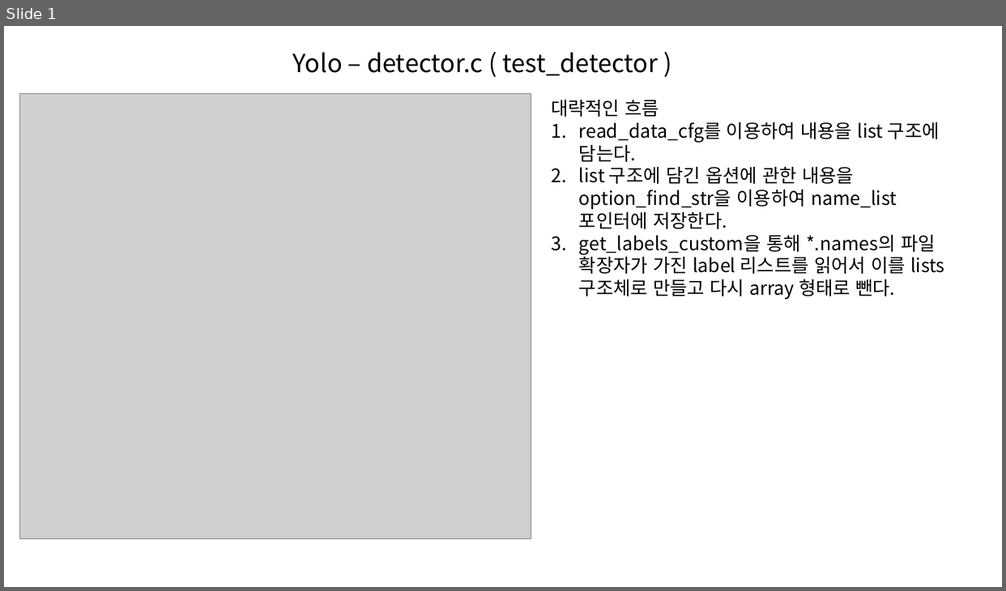
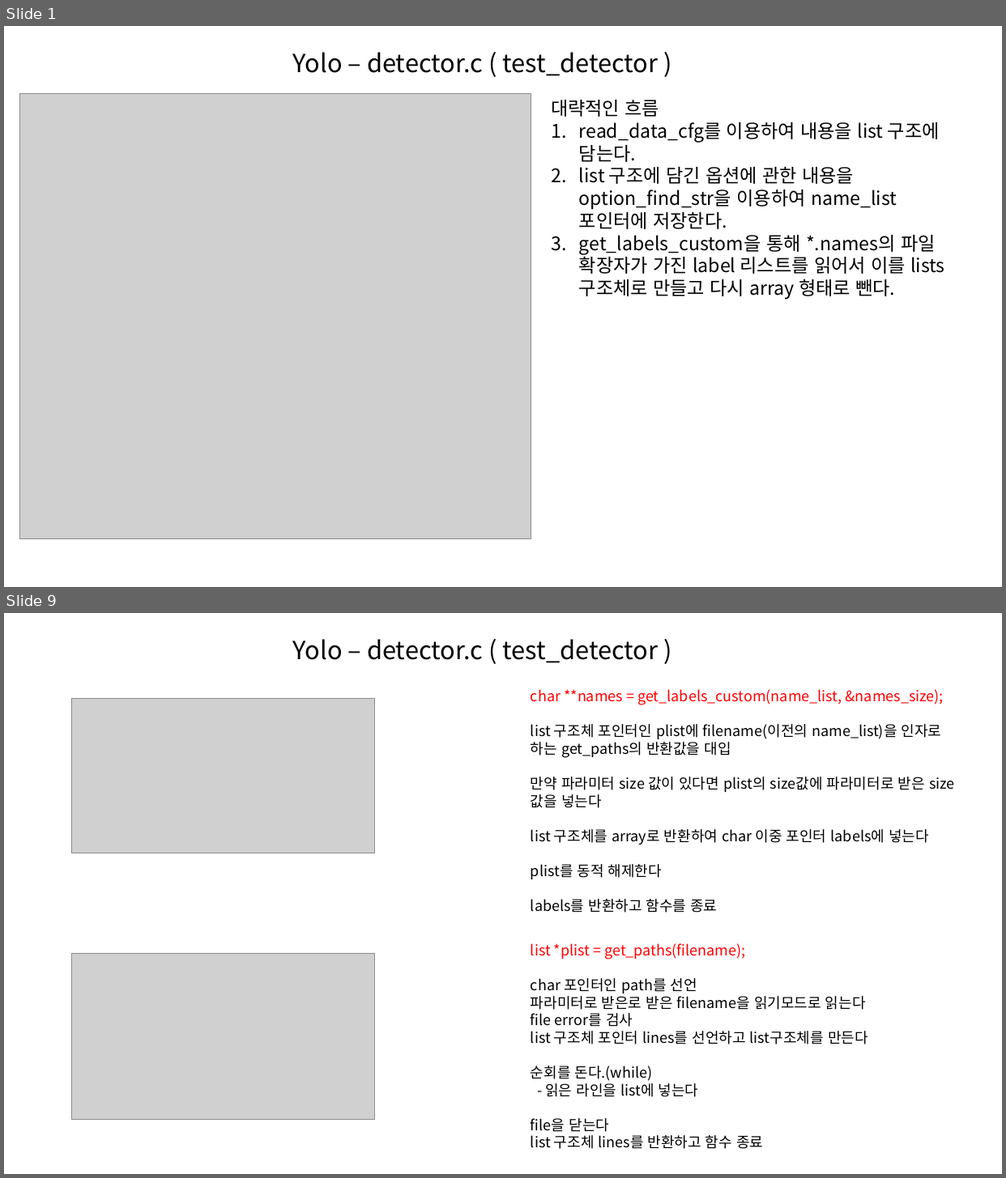
Before and after one commit to hotteock/my_proj, a slide deck: License plate recognition/yolo_code_review/yolo_code_review.pptx. Shown one above the other, each under a label of ours: slide 1 before the commit, slides 1 and 9 after it; the slides between them are not shown. The pictures are 1006x591 and 1006x1178 pixels, drawn with LibreOffice and Linux fonts; fonts in the diff are those of the drawing; grey boxes stand for pictures. Boxes give left, top, right and bottom in pixels: in the first picture for what was removed or moved away, otherwise in the second. Text is boxed around its words. In the diff, an @@ line names an element or a change of style, - is before the commit and + after.

```diff
--- a/License plate recognition/yolo_code_review/yolo_code_review.pptx
+++ b/License plate recognition/yolo_code_review/yolo_code_review.pptx
@@ slide 9 added at (4, 613, 1002, 1174), background #FFFFFF @@
@@ text added at (293, 639, 658, 663), 24 pt, text #000000 @@
+Yolo – detector.c ( test_detector )
@@ picture added at (71, 699, 374, 854) @@
@@ text added at (530, 689, 944, 913), 14 pt, text #000000 @@
+char **names = get_labels_custom(name_list, &names_size);
+list 구조체 포인터인 plist에 filename(이전의 name_list)을 인자로 하는 get_paths의 반환값을 대입
+만약 파라미터 size 값이 있다면 plist의 size값에 파라미터로 받은 size값을 넣는다
+list 구조체를 array로 반환하여 char 이중 포인터 labels에 넣는다
+plist를 동적 해제한다
+labels를 반환하고 함수를 종료
@@ text added at (530, 943, 868, 1149), 14 pt, text #000000 @@
+list *plist = get_paths(filename);
+char 포인터인 path를 선언
+파라미터로 받은로 받은 filename을 읽기모드로 읽는다
+file error를 검사
+list 구조체 포인터 lines를 선언하고 list구조체를 만든다
+순회를 돈다.(while)
+- 읽은 라인을 list에 넣는다
+file을 닫는다
+list 구조체 lines를 반환하고 함수 종료
@@ picture added at (71, 954, 374, 1120) @@
```
Also in this commit, not shown: 12 other slides added.
